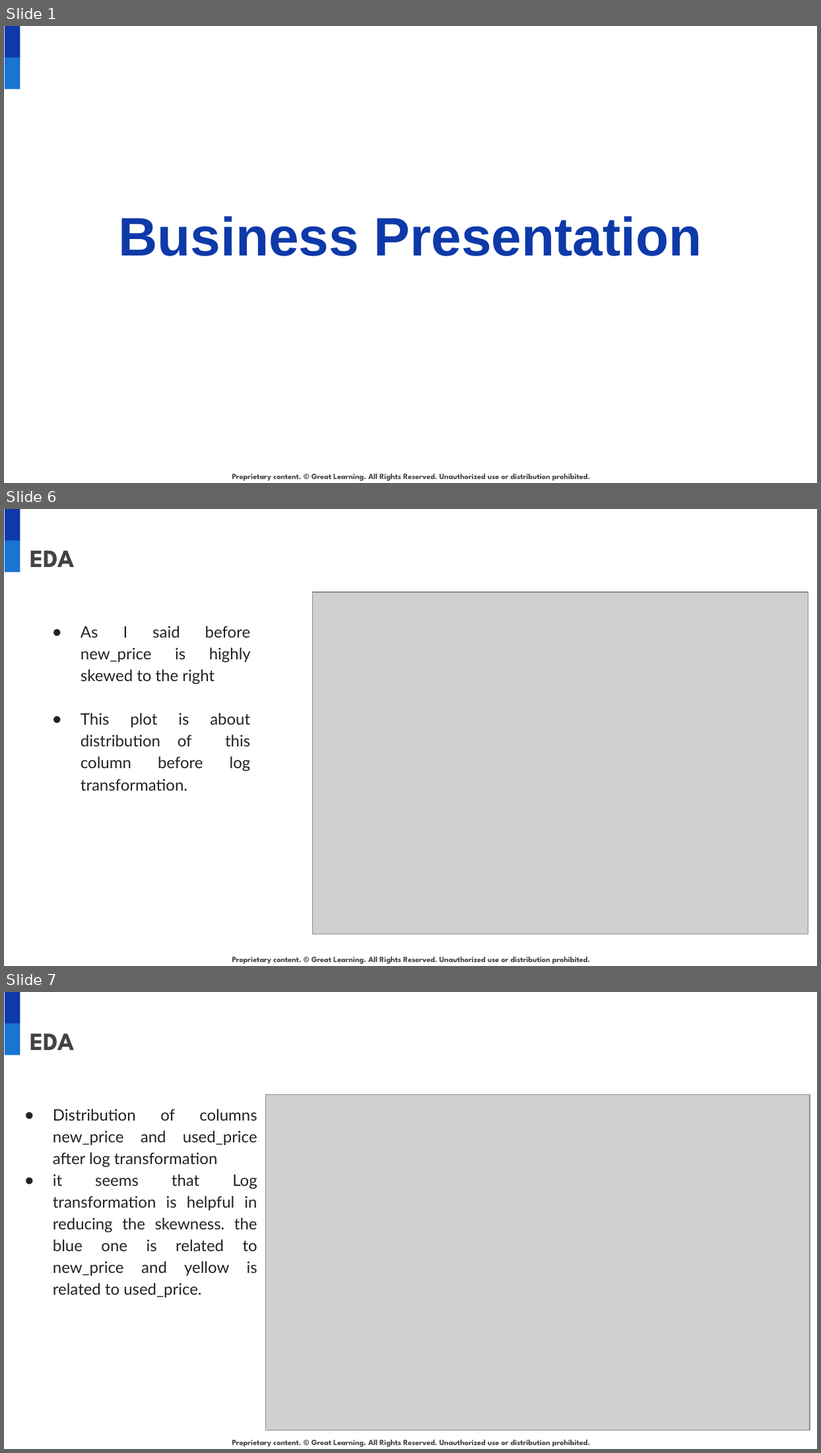
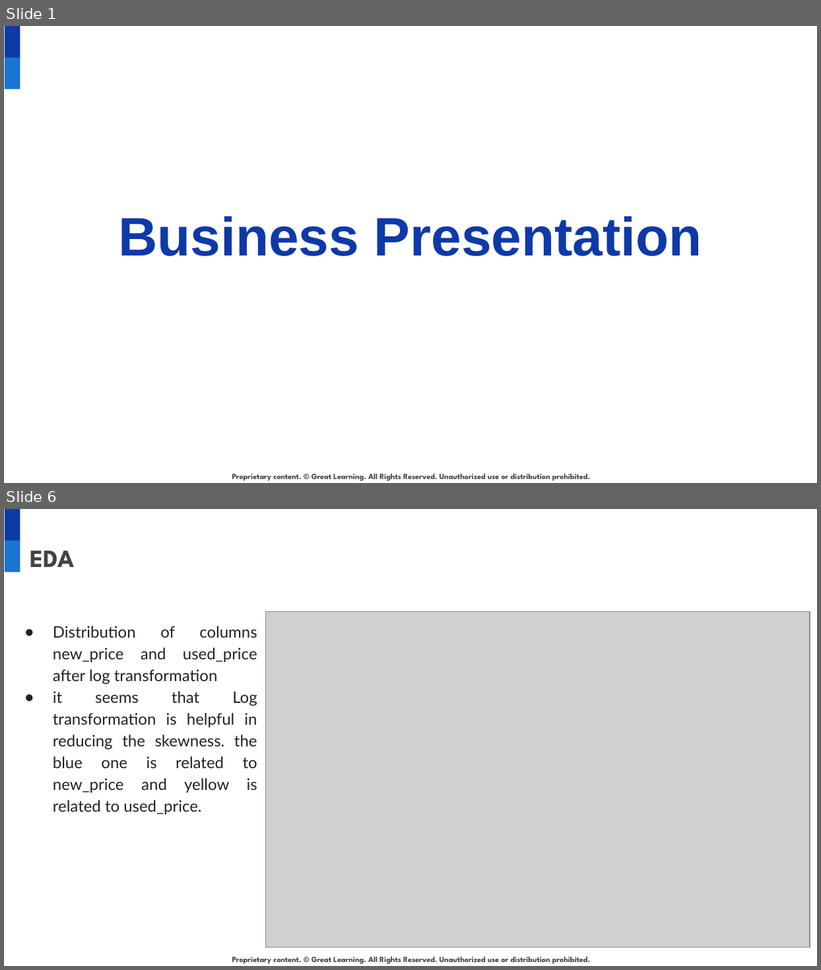
Before and after one commit to narges-shahmo/UT-Austin-Data-Science-Post-Graduate, a slide deck: linear regression/used_cellphone_presentation.pptx. Shown one above the other, each under a label of ours: slides 1, 6 and 7 before the commit, slides 1 and 6 after it; the slides between them are not shown. The pictures are 821x1453 and 821x970 pixels, drawn with LibreOffice and Linux fonts; fonts in the diff are those of the drawing; grey boxes stand for pictures; background and template pictures are left out. Boxes give left, top, right and bottom in pixels: in the first picture for what was removed or moved away, otherwise in the second. Text is boxed around its words. In the diff, an @@ line names an element or a change of style, - is before the commit and + after.

```diff
--- a/linear regression/used_cellphone_presentation.pptx
+++ b/linear regression/used_cellphone_presentation.pptx
@@ slide 6 removed at (x1=4, y1=509, x2=817, y2=966), background #FFFFFF; not listed: 3 template elements that a slide beside it also shows @@
@@ title removed at (x1=30, y1=551, x2=75, y2=567) @@
-EDA
@@ picture removed at (x1=312, y1=592, x2=808, y2=934) @@
@@ text removed at (x1=81, y1=626, x2=251, y2=791) @@
-● As I said before new_price is highly skewed to the right
-● This plot is about distribution of this column before log transformation.
@@ what was slide 7 is now slide 6 @@
```
Also in this commit, not shown: 6 slides changed, 4 slides added, 1 other slide removed, 2 other files.
